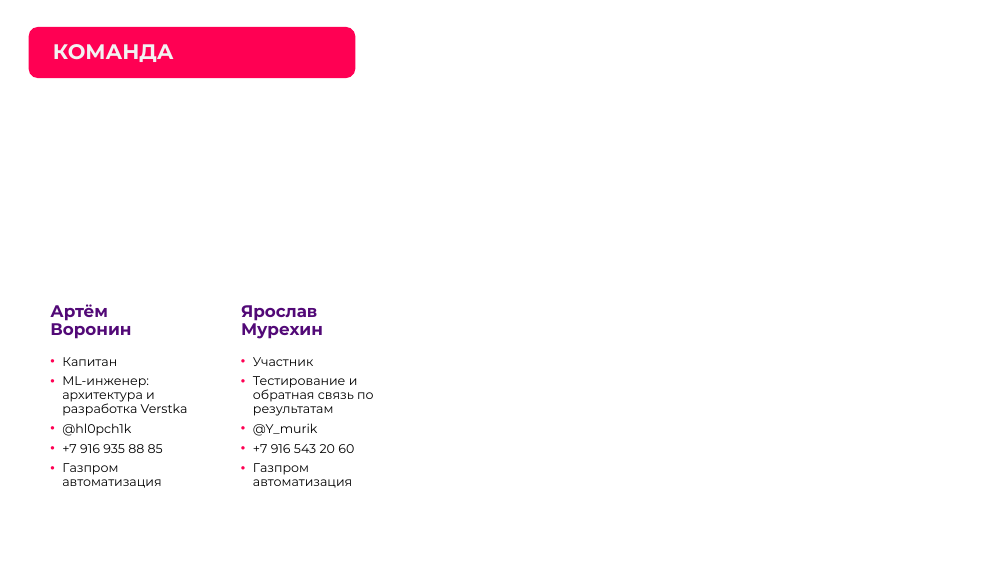
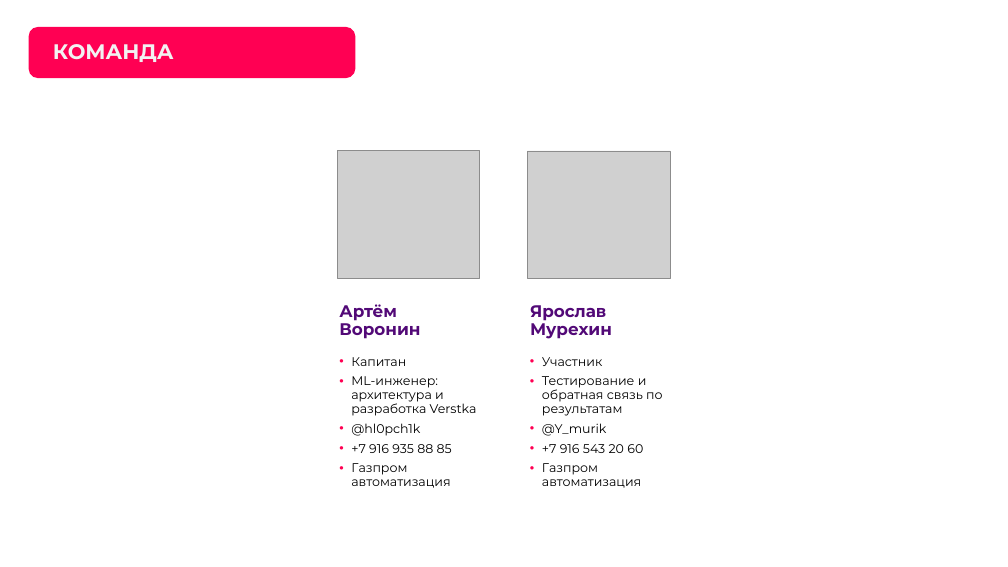
Before and after one commit to hl0pch1k/verstka, a slide deck: slide 3 of docs/presentation/verstka-pitch.pptx. Drawn at 1008x567 pixels with LibreOffice and Linux fonts; fonts in the diff are those of the drawing; grey boxes stand for pictures; background and template pictures are left out. Boxes give left, top, right and bottom in pixels: in the first picture for what was removed or moved away, otherwise in the second. Text is boxed around its words. In the diff, an @@ line names an element or a change of style, - is before the commit and + after.

```diff
--- a/docs/presentation/verstka-pitch.pptx
+++ b/docs/presentation/verstka-pitch.pptx
@@ 4 texts, 1 rounded rectangle: place and size @@
-4 texts, 1 rounded rectangle at <box>29,126,373,526</box>
+4 texts, 1 rounded rectangle at <box>318,126,662,526</box>
@@ picture added at <box>337,150,479,279</box> @@
@@ picture added at <box>528,151,670,279</box> @@
```
Also in this commit, not shown: 10 other slides changed, 2 slides added, 2 slides removed, 5 other files.
